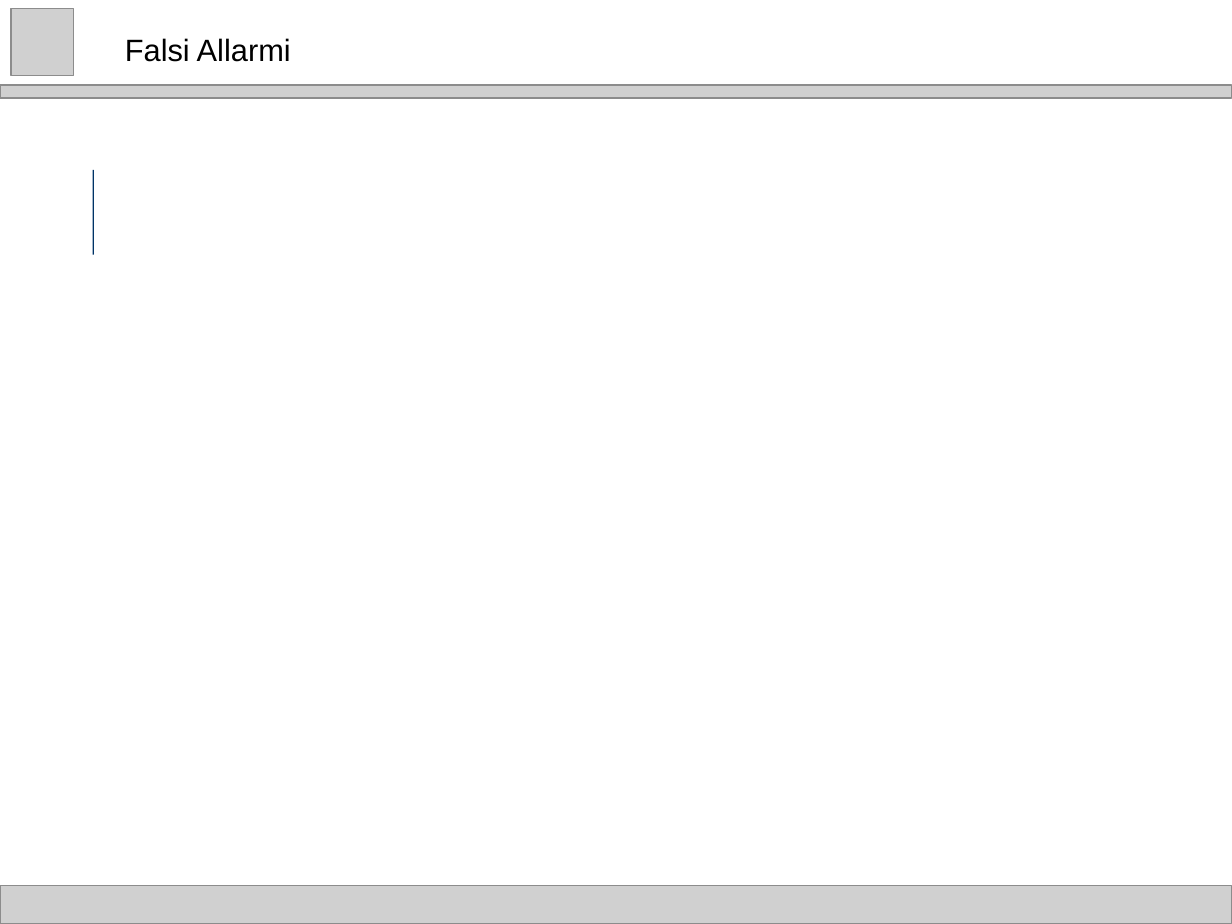
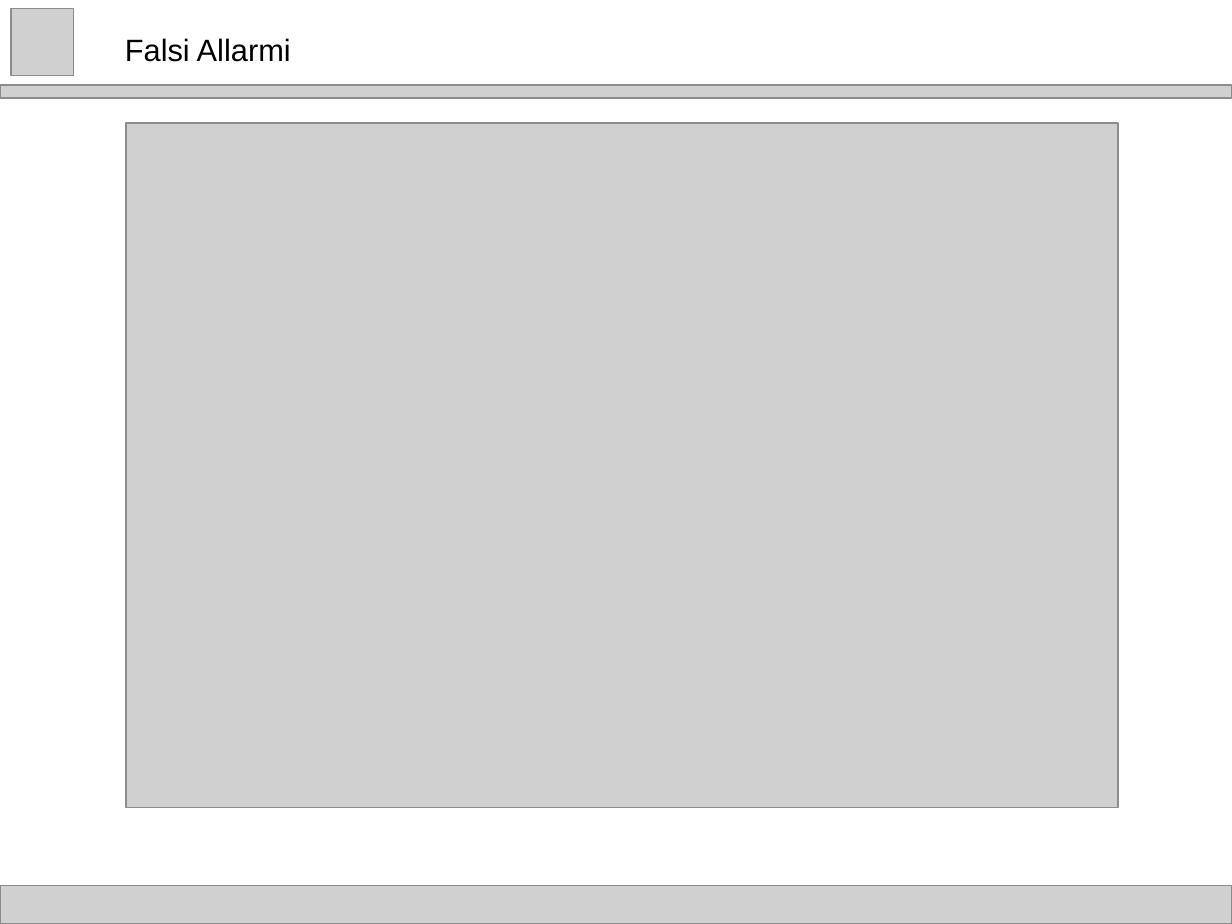
Before and after one commit to drblallo/PermutationTest, a slide deck: slide 6 of latex/Template PoliMI.odp (slide 10 before the commit). Drawn at 1232x924 pixels with LibreOffice and Linux fonts; fonts in the diff are those of the drawing; grey boxes stand for pictures. Boxes give left, top, right and bottom in pixels: in the first picture for what was removed or moved away, otherwise in the second. Text is boxed around its words. In the diff, an @@ line names an element or a change of style, - is before the commit and + after.

```diff
--- a/latex/Template PoliMI.odp
+++ b/latex/Template PoliMI.odp
@@ picture added at (126, 123, 1117, 807) @@
@@ freeform shape removed at (94, 170, 94, 255) @@
```
Also in this commit, not shown: 5 other slides changed, 1 slide added, 5 slides removed, 24 other files.
